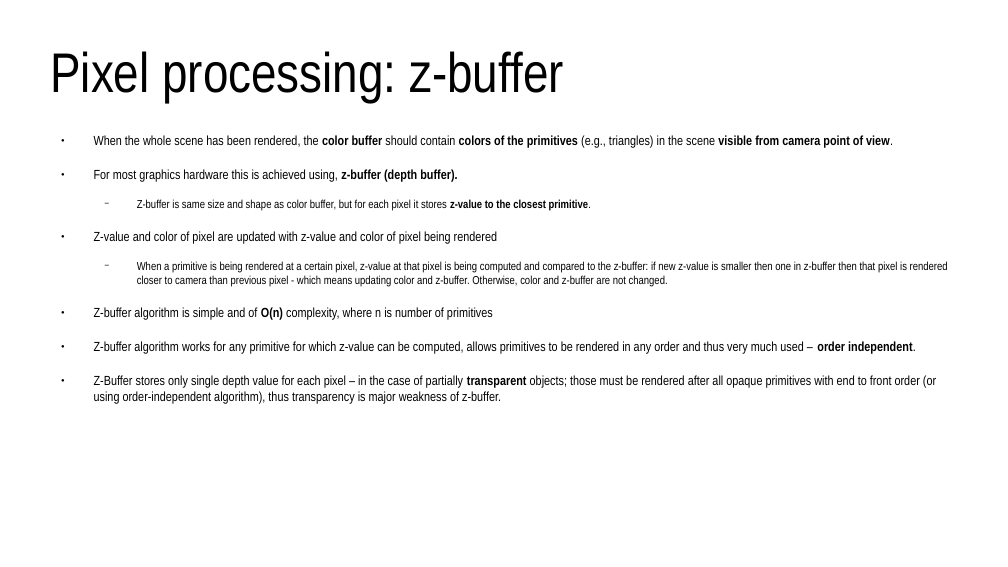
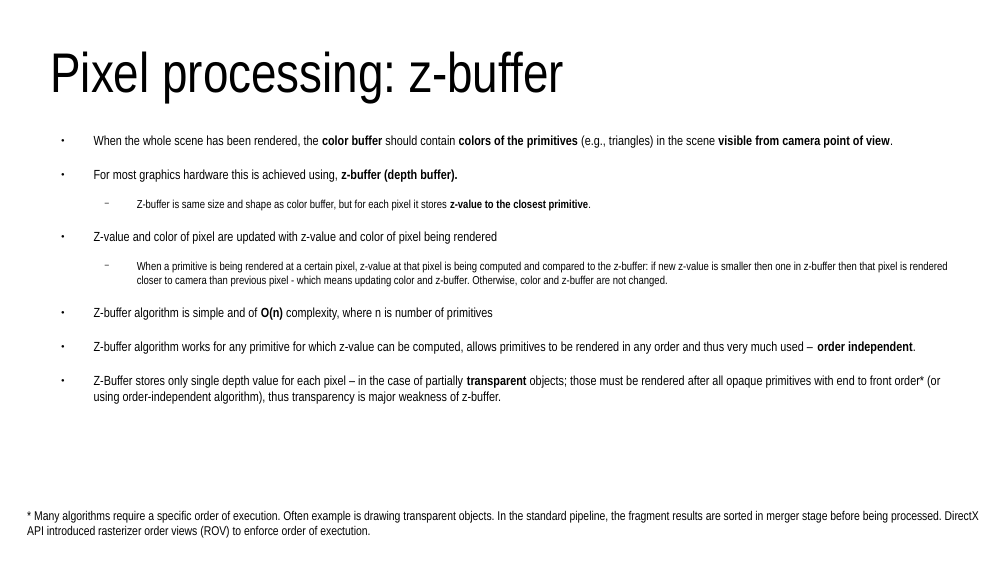
Before and after one commit to lorentzo/IntroductionToComputerGraphics, a slide deck: slide 41 of lectures/4_foundations_rendering/4_3_rasterization.odp (slide 35 before the commit). Drawn at 1008x567 pixels with LibreOffice and Linux fonts; fonts in the diff are those of the drawing. Boxes give left, top, right and bottom in pixels: in the first picture for what was removed or moved away, otherwise in the second. Text is boxed around its words. In the diff, an @@ line names an element or a change of style, - is before the commit and + after.

```diff
--- a/lectures/4_foundations_rendering/4_3_rasterization.odp
+++ b/lectures/4_foundations_rendering/4_3_rasterization.odp
@@ text at (x1=94, y1=375, x2=940, y2=404): text changed @@
-● Z-Buffer stores only single depth value for each pixel – in the case of partially transparent objects; those must be rendered after all opaque primitives with end to front order (or using order-independent algorithm), thus transparency is major weakness of z-buffer.
+● Z-Buffer stores only single depth value for each pixel – in the case of partially transparent objects; those must be rendered after all opaque primitives with end to front order* (or using order-independent algorithm), thus transparency is major weakness of z-buffer.
@@ text added at (x1=27, y1=510, x2=979, y2=538), 10 pt, text #000000 @@
+* Many algorithms require a specific order of execution. Often example is drawing transparent objects. In the standard pipeline, the fragment results are sorted in merger stage before being processed. DirectX API introduced rasterizer order views (ROV) to enforce order of exectution.
```
Also in this commit, not shown: 12 other slides changed, 10 slides added, 1 slide removed, 1 other file.
